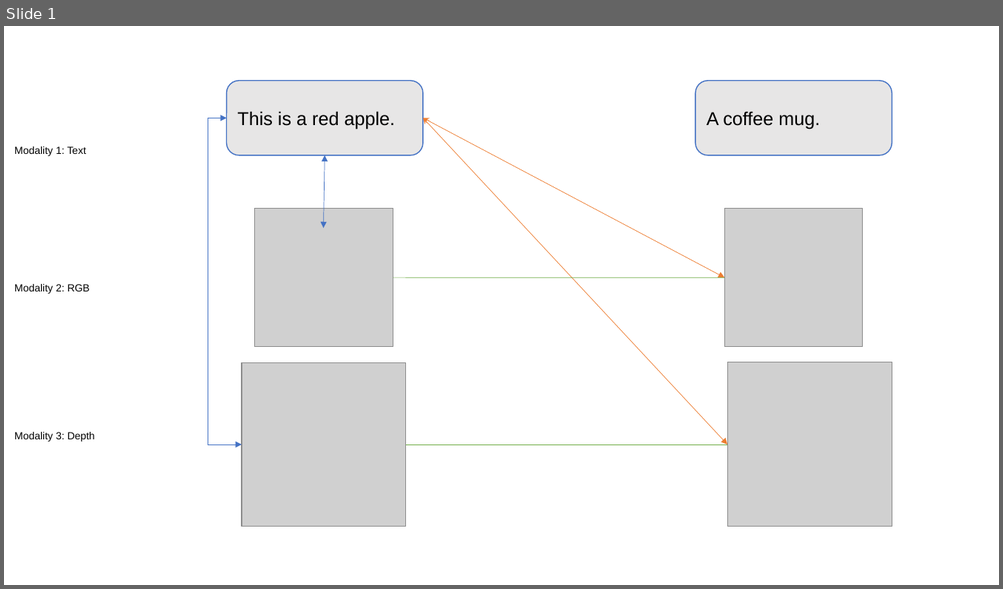
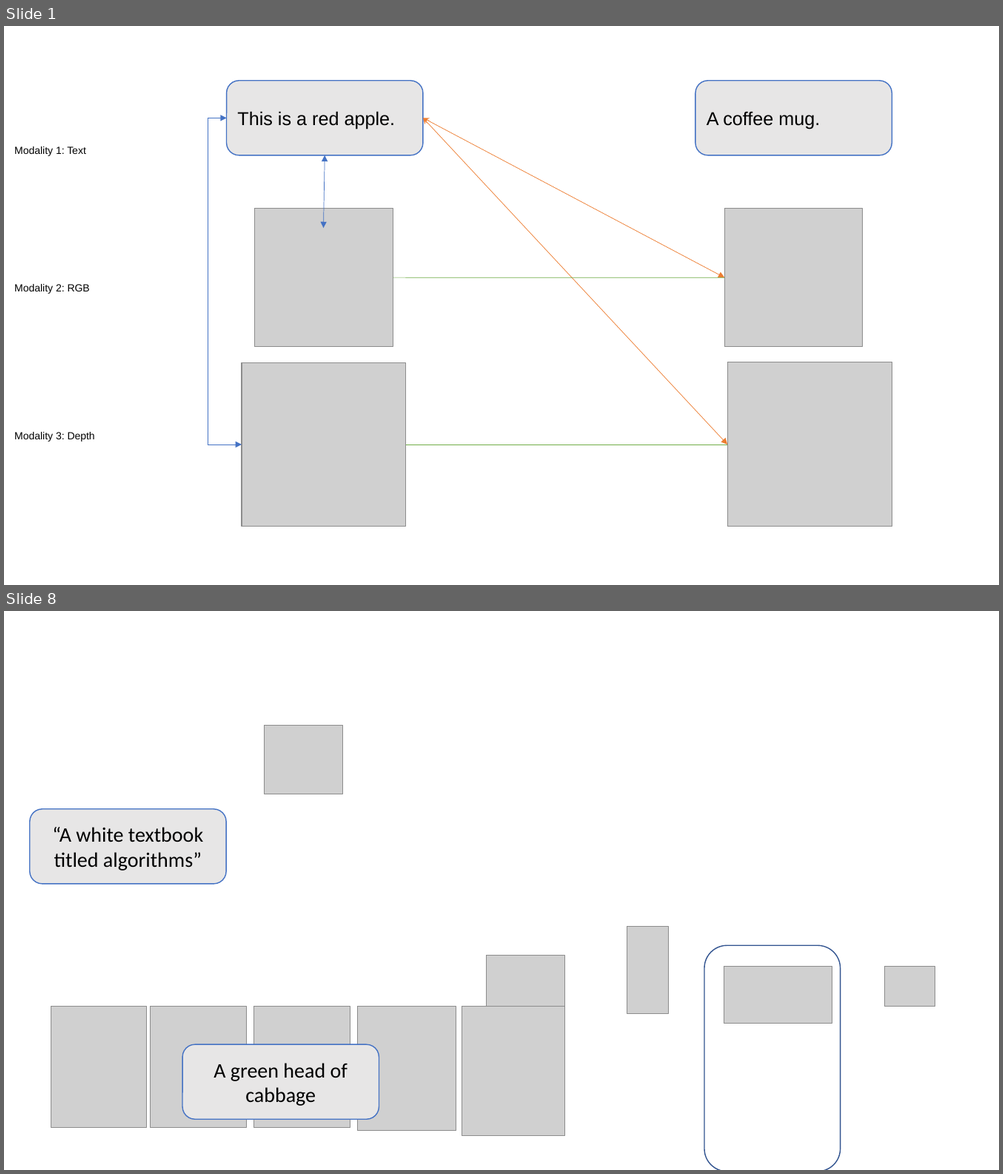
Before and after one commit to kasraprime/EMMA, a slide deck: Paper/Figures/MMA-paper.pptx. Shown one above the other, each under a label of ours: slide 1 before the commit, slides 1 and 8 after it; the slides between them are not shown. The pictures are 1003x589 and 1003x1174 pixels, drawn with LibreOffice and Linux fonts; fonts in the diff are those of the drawing; grey boxes stand for pictures. Boxes give left, top, right and bottom in pixels: in the first picture for what was removed or moved away, otherwise in the second. Text is boxed around its words. In the diff, an @@ line names an element or a change of style, - is before the commit and + after.

```diff
--- a/Paper/Figures/MMA-paper.pptx
+++ b/Paper/Figures/MMA-paper.pptx
@@ slide 8 added at [4, 611, 999, 1170], background #FFFFFF @@
@@ picture added at [264, 726, 343, 795] @@
@@ rounded rectangle added at [29, 809, 225, 884], fill #E7E6E6, outline #4472C4 1 pt, 20 pt, text #000000 @@
+“A white textbook titled algorithms”
@@ picture added at [627, 926, 668, 1014] @@
@@ picture added at [486, 955, 564, 1014] @@
@@ rounded rectangle added at [705, 946, 840, 1170], outline #325491 1 pt @@
@@ picture added at [724, 967, 832, 1024] @@
@@ picture added at [885, 967, 934, 1007] @@
@@ picture added at [51, 1006, 147, 1128] @@
@@ picture added at [151, 1006, 247, 1128] @@
@@ picture added at [254, 1006, 350, 1128] @@
@@ picture added at [358, 1006, 456, 1131] @@
@@ picture added at [462, 1006, 565, 1136] @@
@@ rounded rectangle added at [182, 1045, 378, 1120], fill #E7E6E6, outline #4472C4 1 pt, 20 pt, text #000000 @@
+A green head of cabbage
```
Also in this commit, not shown: 1 slide changed, 7 other slides added, 16 other files.
